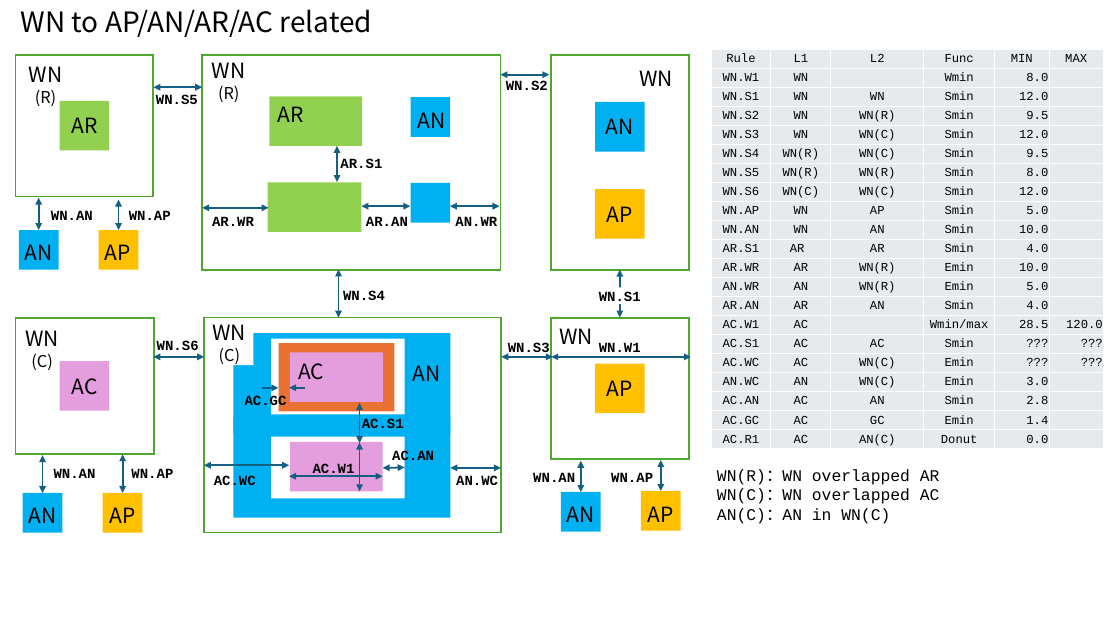
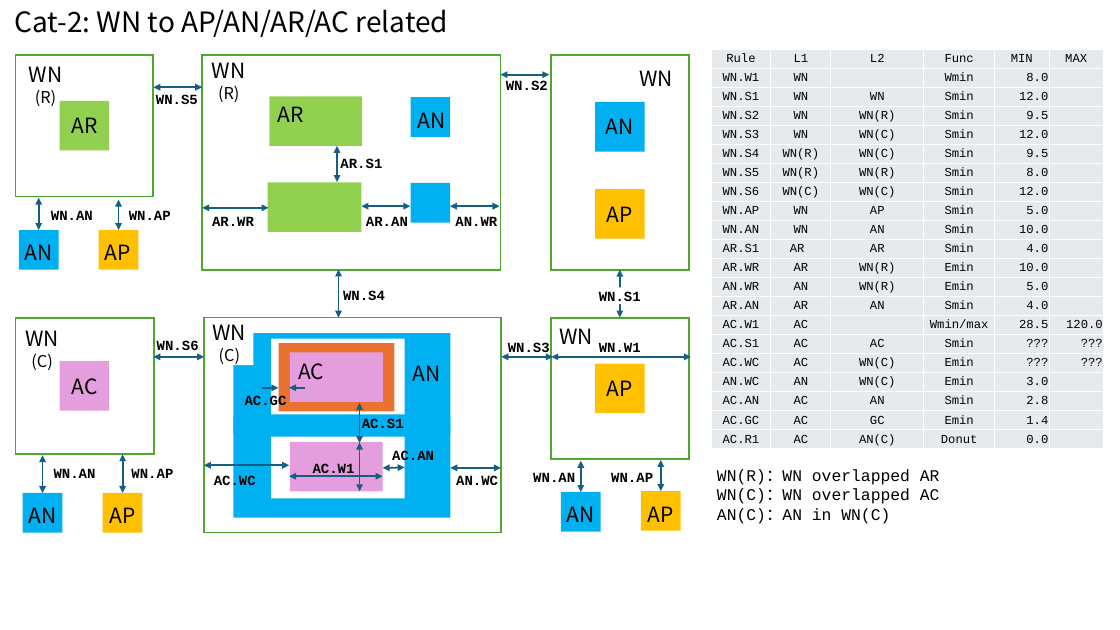
Before and after one commit to H-Ojiro/TR-1um, a slide deck: slide 4 of Document/TR-1um_DRC_summary.pptx. Drawn at 1120x630 pixels with LibreOffice and Linux fonts; fonts in the diff are those of the drawing. Boxes give left, top, right and bottom in pixels: in the first picture for what was removed or moved away, otherwise in the second. Text is boxed around its words. In the diff, an @@ line names an element or a change of style, - is before the commit and + after.

```diff
--- a/Document/TR-1um_DRC_summary.pptx
+++ b/Document/TR-1um_DRC_summary.pptx
@@ text at box(14, 9, 448, 37): text changed @@
-WN to AP/AN/AR/AC related
+Cat-2: WN to AP/AN/AR/AC related
```
Also in this commit, not shown: 9 other slides changed, 4 other files.
